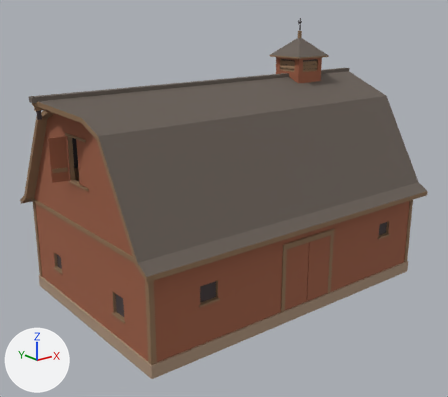
Renders of the glTF model assets/barn/barn.glb from each side of a commit.
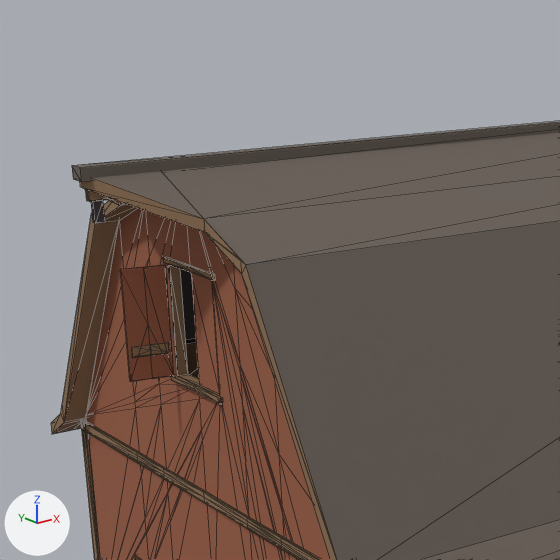
Old and new are each drawn whole from a camera (50 mm lens) standing at (-19.4, -23.9, 14.1) and looking at (-0.5, -0.2, 4.6) and again close up on the part from 0% to 50% of the width and 8% to 64% of the height. Every picture has the same lights, and +X, +Y and +Z are marked at lower left. The older version's two pictures come first. The close-ups show mesh edges as thin lines. Where no turn or scale is listed for an object, it has been applied to the vertices. Vertices at exactly the same position are counted once.

Before the edit, the objects in view are built like this:
```python
ob_mesh_barge = bpy.data.objects.new('Mesh_Barge', me_mesh_barge)
ob_mesh_barge.location = (0.0, 0.0, 0.0)
ob_mesh_haydooropen_boards = bpy.data.objects.new('Mesh_HayDoorOpen_Boards', me_mesh_haydooropen_boards)
ob_mesh_haydooropen_boards.location = (-8.3, 0.8, 0.0)
ob_mesh_haydooropen_ledge = bpy.data.objects.new('Mesh_HayDoorOpen_Ledge', me_mesh_haydooropen_ledge)
ob_mesh_haydooropen_ledge.location = (-8.3, 0.8, 0.0)
ob_mesh_haydoorshut = bpy.data.objects.new('Mesh_HayDoorShut', me_mesh_haydoorshut)
ob_mesh_haydoorshut.location = (0.0, 0.0, 0.0)
ob_mesh_hood = bpy.data.objects.new('Mesh_Hood', me_mesh_hood)
ob_mesh_hood.location = (0.0, 0.0, 0.0)
ob_mesh_hoodsoffit = bpy.data.objects.new('Mesh_HoodSoffit', me_mesh_hoodsoffit)
ob_mesh_hoodsoffit.location = (0.0, 0.0, 0.0)
ob_mesh_hoodtimber = bpy.data.objects.new('Mesh_HoodTimber', me_mesh_hoodtimber)
ob_mesh_hoodtimber.location = (0.0, 0.0, 0.0)
ob_mesh_roof = bpy.data.objects.new('Mesh_Roof', me_mesh_roof)
ob_mesh_roof.location = (0.0, 0.0, 0.0)
ob_mesh_soffit = bpy.data.objects.new('Mesh_Soffit', me_mesh_soffit)
ob_mesh_soffit.location = (0.0, 0.0, 0.0)
# also in view: 'Mesh_Trim' at (0.0, 0.0, 4.4); 'Mesh_Ceiling' at (0.0, 0.0, 7.5); 'Mesh_Walls' at (0.0, 0.0, 5.4); 'Mesh_HayDoorFrame' at (-8.3, 0.0, 7.7)
```
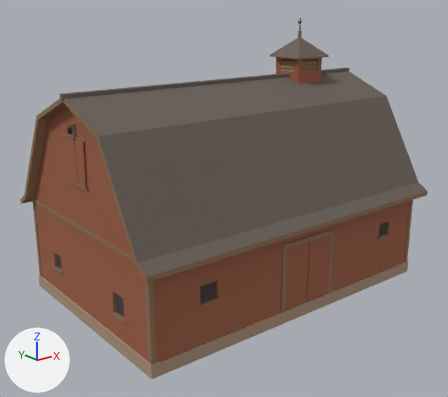
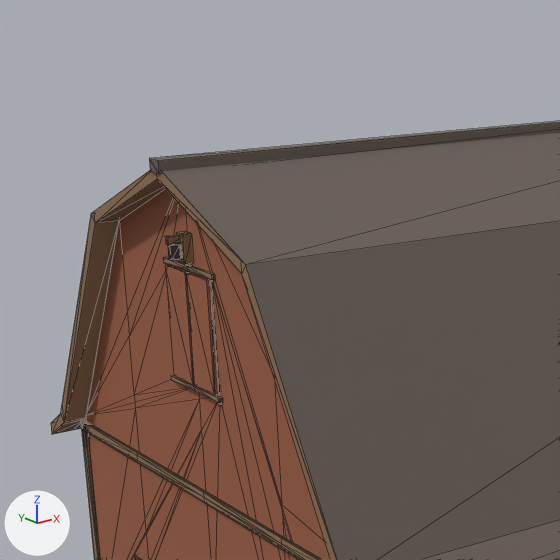
Location of each change, [x1, y1, x2, y2] in pixels of the close-ups (560 x 560 px; the box of a moved part takes in the faces that stretch with it):
'Mesh_Roof', reshaped
    before: [72, 121, 560, 560]
    after: [149, 121, 560, 560]
'Mesh_Barge', reshaped
    before: [51, 201, 560, 560]
    after: [51, 171, 560, 560]
'Mesh_HayDoorOpen_Boards', deleted (brown)
    before: [120, 265, 174, 382]
'Mesh_HayDoorNorth_Boards', added (brown)
    after: [186, 273, 218, 396]
'Mesh_HayDoorSouth_Boards', added (brown)
    after: [165, 265, 194, 385]
'Mesh_HayDoorShut', deleted (brown)
    before: [191, 273, 220, 394]
'Mesh_Hood', deleted
    before: [94, 171, 203, 218]
'Mesh_HoodTimber', deleted (brown)
    before: [80, 178, 205, 232]
'Mesh_HayHoist', added (brown)
    after: [165, 232, 192, 264]
'Mesh_HayPulley', reshaped (13% narrower, 28% shorter)
    before: [91, 200, 105, 224]
    after: [168, 244, 180, 261]
'Mesh_HayDoorOpen_Ledge', deleted
    before: [131, 343, 169, 358]
'Mesh_HoodSoffit', deleted
    before: [82, 187, 124, 205]
part 1 of me_mesh_roof, cut back
    before: [72, 121, 560, 265]
    after: [149, 121, 560, 265]
part 2 of me_mesh_barge, moved or reshaped
    before: [103, 201, 120, 217]
    after: [94, 171, 242, 274]
part 3 of me_mesh_haypulley, deleted
    before: [91, 200, 105, 224]
part 4 of me_mesh_haypulley, added
    after: [168, 244, 180, 261]

The change in detail:
me_mesh_roof is used by ob_mesh_roof; location (0.0, 0.0, 0.0).
me_mesh_roof had 26 vertices, 26 faces and spanned x -10.0..8.7, y -6.0..6.0, z 4.7..10.6.
me_mesh_roof now has 22 vertices, 22 faces and spans x -8.7..8.7, y -6.0..6.0, z 4.7..10.6.
Part 1, on me_mesh_roof:
4 vertices are removed from x -8.7..8.7, y -1.6..1.6, z 9.9.
8 faces are deleted.
4 vertices in x -10.0, y -0.2..0.2, z 10.4..10.6 move by (1.3, 0.0, 0.0).
4 new faces join them.
me_mesh_barge is used by ob_mesh_barge; location (0.0, 0.0, 0.0).
me_mesh_barge had 46 vertices, 48 faces and spanned x -8.7..8.7, y -6.0..6.0, z 4.4..10.5.
me_mesh_barge now has 40 vertices, 44 faces and spans x -8.7..8.7, y -6.0..6.0, z 4.4..10.5.
me_mesh_barge part 2: 2 vertices removed from x -8.7, y 1.6, z 9.6..9.9; 2 vertices added at x -8.7, y 0.0, z 10.3..10.5.
Other edits to the shape of me_mesh_barge do not show in these pictures.
me_mesh_haypulley is used by ob_mesh_haypulley; location (0.0, 0.0, 0.0).
me_mesh_haypulley had 8 vertices, 10 faces and spanned x -9.83..-9.67, y -0.05..0.05, z 9.684..10.044.
me_mesh_haypulley now has 8 vertices, 12 faces and spans x -8.59..-8.43, y -0.05..0.05, z 8.93..9.17.
me_mesh_haypulley part 3: 8 vertices removed from x -9.83..-9.67, y -0.05..0.05, z 9.684..10.044.
me_mesh_haypulley part 4: 8 vertices added at x -8.59..-8.43, y -0.05..0.05, z 8.93..9.17, forming a box.
Mesh me_mesh_haydoornorth_boards is new.
It is a box spanning x -0.03..0.03, y 0.02..0.78, z 6.72..8.68.
It uses material mat_boards (brown #9c5e44).
Mesh me_mesh_haydoorsouth_boards is new.
It is a box spanning x -0.03..0.03, y -0.78..-0.02, z 6.72..8.68.
It uses material mat_boards (brown #9c5e44).
Mesh me_mesh_hayhoist is new.
It has 31 vertices, 52 faces and spans x -8.62..-8.23, y -0.12..0.12, z 8.85..9.35.
It uses material mat_timber (brown #8f7154).
Object 'Mesh_Hood' (ob_mesh_hood) is deleted.
Object 'Mesh_HoodSoffit' (ob_mesh_hoodsoffit) is deleted.
Object 'Mesh_HoodTimber' (ob_mesh_hoodtimber) is deleted.
Object 'Mesh_HayDoorShut' (ob_mesh_haydoorshut) is deleted.
Object 'Mesh_HayDoorOpen_Boards' (ob_mesh_haydooropen_boards) is deleted.
Object 'Mesh_HayDoorOpen_Ledge' (ob_mesh_haydooropen_ledge) is deleted.
Object 'Mesh_HayDoorNorth_Boards' (ob_mesh_haydoornorth_boards) is new; it shows me_mesh_haydoornorth_boards.
Its location is (-8.3, -0.8, 0.0).
Object 'Mesh_HayDoorSouth_Boards' (ob_mesh_haydoorsouth_boards) is new; it shows me_mesh_haydoorsouth_boards.
Its location is (-8.3, 0.8, 0.0).
Object 'Mesh_HayHoist' (ob_mesh_hayhoist) is new; it shows me_mesh_hayhoist.
Its location is (0.0, 0.0, 0.0).
